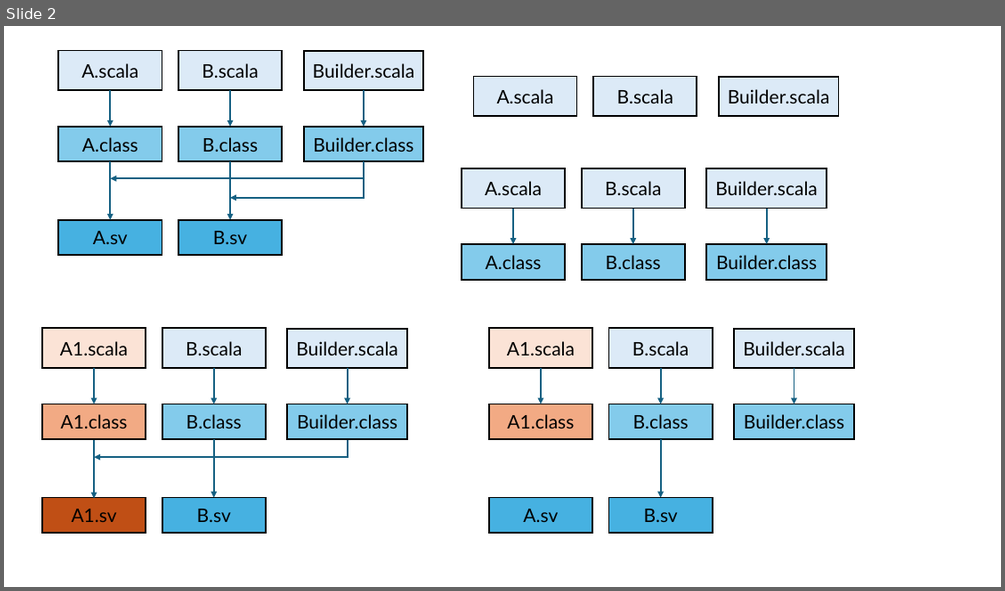
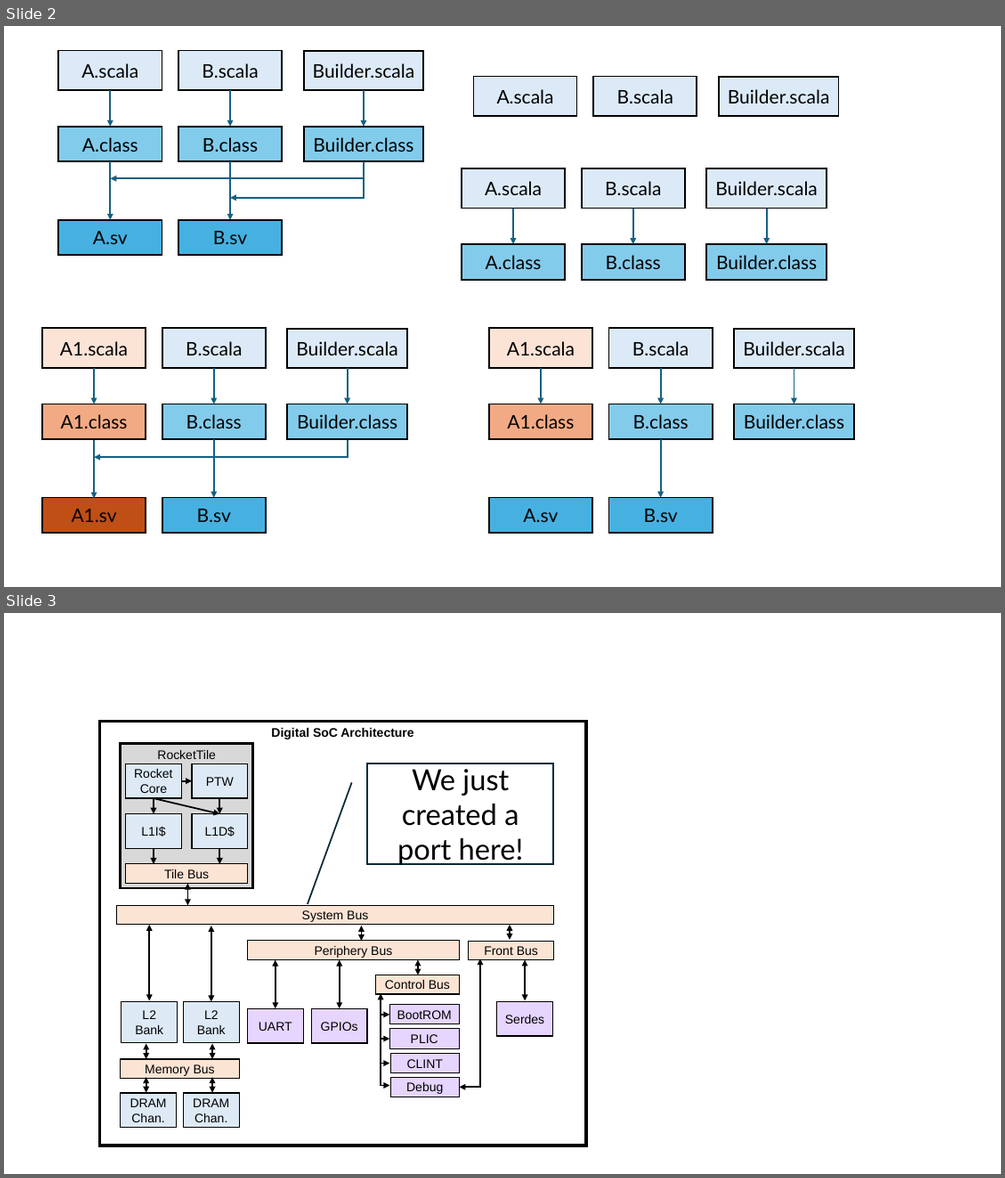
Before and after one commit to vighneshiyer/publications, a slide deck: figs/latte24/figs.pptx. Shown one above the other, each under a label of ours: slide 2 before the commit, slides 2 and 3 after it. The pictures are 1005x591 and 1005x1178 pixels, drawn with LibreOffice and Linux fonts; fonts in the diff are those of the drawing. Boxes give left, top, right and bottom in pixels: in the first picture for what was removed or moved away, otherwise in the second. Text is boxed around its words. In the diff, an @@ line names an element or a change of style, - is before the commit and + after.

```diff
--- a/figs/latte24/figs.pptx
+++ b/figs/latte24/figs.pptx
@@ slide 3 added at box(4, 613, 1001, 1174), background #FFFFFF @@
@@ group added at box(100, 722, 586, 1145): 23 rectangles, 13 double arrows, 11 arrows, 1 elbow double arrow, 1 border callout @@
+Digital SoC Architecture
+RocketTile
+Rocket
+Core
+PTW
+L1I$
+L1D$
+Tile Bus
+System Bus
+Periphery Bus
+Control Bus
+Front Bus
+UART
+GPIOs
+L2 Bank
+L2 Bank
+BootROM
+PLIC
+CLINT
+Debug
+Serdes
+Memory Bus
+DRAM Chan.
+DRAM Chan.
+We just created a port here!
```
Also in this commit, not shown: 1 other slide added, 5 other files.
